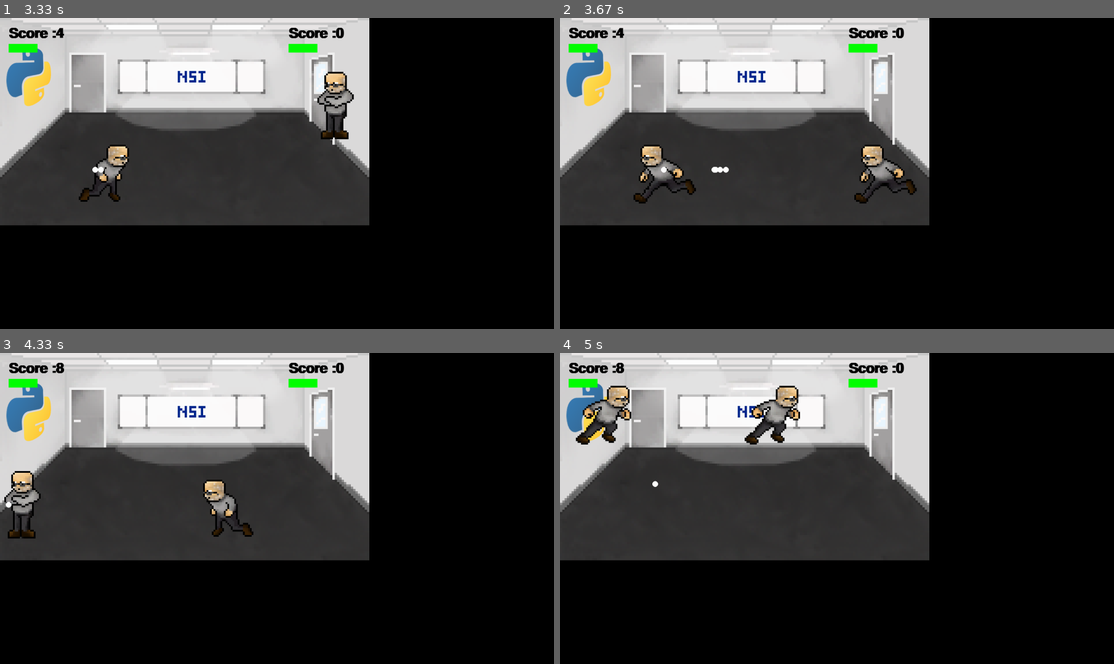
Above: before the commit, frames 1-4 (two rows, left to right).
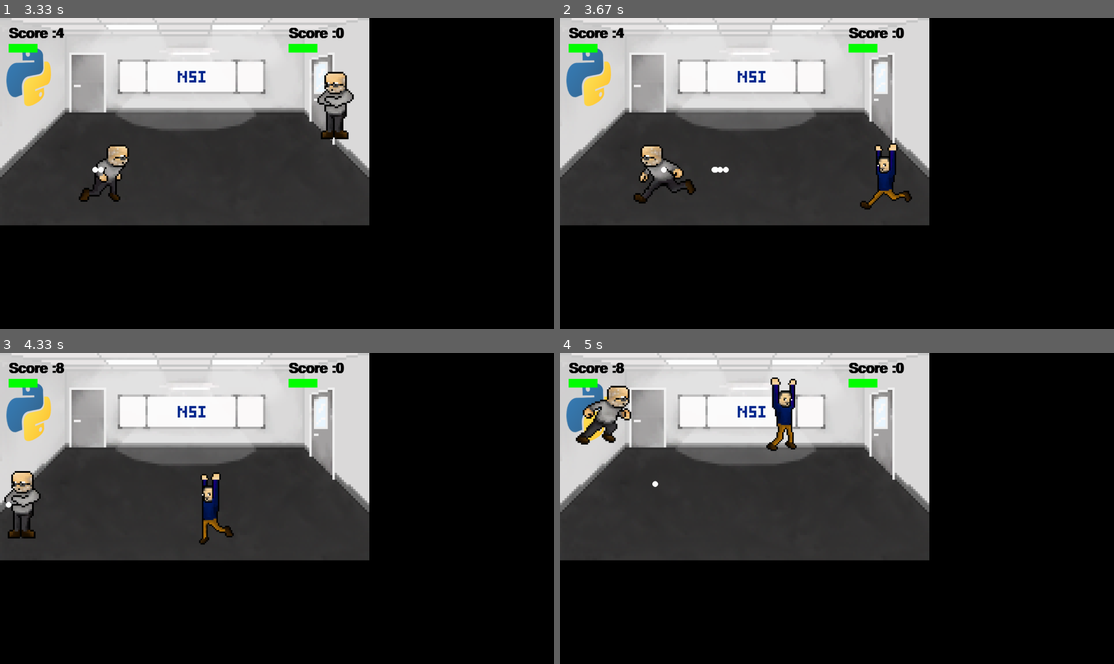
Above: after the commit, the same moments.

Repository: Projet-SNI/Pygame
Game: pygame game, started from Jeu(5).py
Same seed, same stepped clock (60 frames per second), same inputs: the game is played once before the commit and once after it.
Inputs:
- Up to frame 1 (3.33 s): tap Space at 0.33, 1.67, 3.07 s; tap A at 0.67 s; tap W at 1 s; tap D at 1.33 s; hold Up 2.5-2.97 s; hold Right from 3 s (still down); hold D from 3 s (still down)
- Up to frame 2 (3.67 s): tap Space at 3.37, 3.57 s; release Right at 3.47 s; release D at 3.47 s; hold Left from 3.5 s (still down); hold A from 3.5 s (still down)
- Up to frame 3 (4.33 s): tap Space at 3.87, 4.13 s; release Left at 4.03 s; release A at 4.03 s; hold Left from 4.07 s (still down); hold A from 4.07 s (still down)
- Up to frame 4 (5 s): tap Space at 4.43, 4.57, 4.97 s; release Left at 4.47 s; release A at 4.47 s; hold Up 4.5-4.87 s; hold W 4.5-4.87 s; hold Right from 4.9 s (still down); hold D from 4.9 s (still down)

Frame 1 is identical in both runs. In frame 2, 1.2% of the frame differs, in the area x 53-65%, y 40-62%; in frame 3, 1.0%; in frame 4, 1.3%, in the area x 33-44%, y 7-32%.

Commit message:
Update Jeu(5).py

Diff:
--- a/Jeu(5).py
+++ b/Jeu(5).py
@@ -20,16 +20,16 @@
 
 L_deboutgauche = pygame.image.load('image/mandicG.png')
 L_deboutdroite = pygame.image.load("image/mandicD.png")
-L_marchegauche = [pygame.image.load('image/G1.png'), pygame.image.load('image/G2.png'),
-                  pygame.image.load('image/G3.png'),
-                  pygame.image.load('image/G3.png'), pygame.image.load('image/G4.png'),
-                  pygame.image.load('image/G5.png'),
-                  pygame.image.load('image/G6.png'), pygame.image.load('image/G7.png')]
-L_marchedroite = [pygame.image.load('image/D1.png'), pygame.image.load('image/D2.png'),
-                  pygame.image.load('image/D3.png'), pygame.image.load('image/D4.png'),
-                  pygame.image.load('image/D5.png'),
-                  pygame.image.load('image/D6.png'), pygame.image.load('image/D7.png'),
-                  pygame.image.load('image/D8.png')]
+L_marchegauche = [pygame.image.load('image/2G1.png'), pygame.image.load('image/2G2.png'),
+                  pygame.image.load('image/2G3.png'),
+                  pygame.image.load('image/2G4.png'), pygame.image.load('image/2G5.png'),
+                  pygame.image.load('image/2G6.png'),
+                  pygame.image.load('image/2G7.png'), pygame.image.load('image/2G8.png')]
+L_marchedroite = [pygame.image.load('image/2D1.png'), pygame.image.load('image/2D2.png'),
+                  pygame.image.load('image/2D3.png'), pygame.image.load('image/2D4.png'),
+                  pygame.image.load('image/2D5.png'),
+                  pygame.image.load('image/2D6.png'), pygame.image.load('image/2D7.png'),
+                  pygame.image.load('image/2D8.png')]
 
 fond = pygame.image.load("image/1.png")
 
